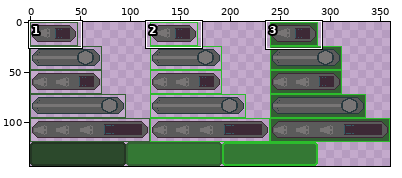
Sprite sheet, stored at assets/new/ships_buttons.png. Above: a wide view before the commit, with the close-up outlined.
Close-up. Before the commit:
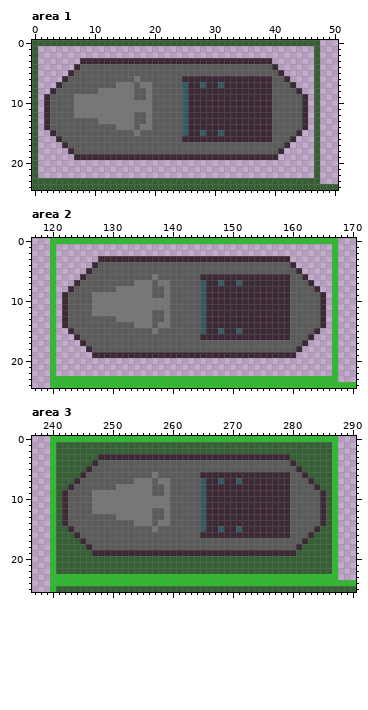
The file is 360x144 pixels. Colours within 5 levels of each other are drawn and written as one. Shown: area 1: x 0..50, y 0..24; area 2: x 117..170, y 0..24; area 3: x 237..290, y 0..25. The commit also changed other parts of the picture, which this record leaves out.
New version:
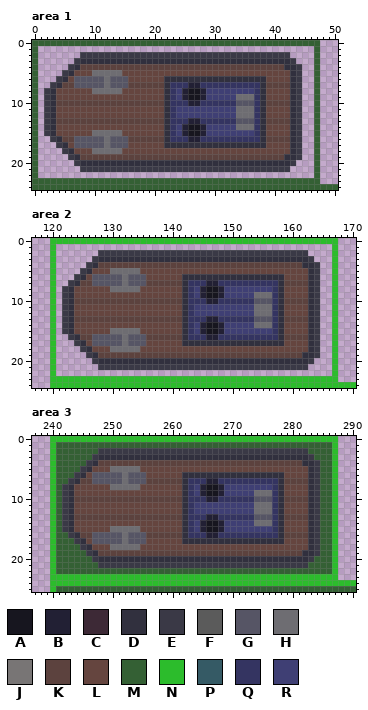
Palette (. is transparent): A #17161f  B #222034  C #3d2936  D #31303e  E #3a3946  F #5b5b5b  G #565565  H #6e6d72  J #787575  K #5c423e  L #65453f  M #346034  N #2cbc2c  P #355a65  Q #343461  R #3f3f74
What changed:
Changed rows in their new state; - is an unchanged pixel.
Area 1:
first column x 2:
 2 ------EEEEEEEEEEEEEEEEEEEEEEEEEEEEEEEEEEE---
 3 -----EDDDDDDDDDDDDDDDDDDDDDDDDDDDDDDDDDDDE--
 4 ----EDKKKKKKKKKKKKKKKKKKKKKKKKKKKKKKKKKKDDE-
 5 ---EDLLLHHHHHLLLLLLLLLLLLLLLLLLLLLLLLLLLLDE-
 6 --EDLGGGGGHGGGLLLLLLDDDDDDDDDDDDDDDDDLLLLDE-
 7 -EDKKGGGGGHGGGKKKKKKDQQQBBQQQQQQQQQQDKKKKDE-
 8 EDLLLLLLHHHHHLLLLLLLDQRBAABRRRRRRRRQDLLLLDE-
 9 EDLLLLLLLLLLLLLLLLLLDQRBAABRRRRRHHHQDLLLLDE.
10 EDKKKKKKKKKKKKKKKKKKDQQQBBQQQQQQGGGQDKKKKDE.
11 EDLLLLLLLLLLLLLLLLLLDQRRRRRRRRRRHHHQDLLLLDE.
12 EDLLLLLLLLLLLLLLLLLLDQRRRRRRRRRRHHHQDLLLLDE.
13 EDKKKKKKKKKKKKKKKKKKDQQQBBQQQQQQGGGQDKKKKDE.
14 EDLLLLLLLLLLLLLLLLLLDQRBAABRRRRRHHHQDLLLLDE.
15 EDLLLLLLHHHHHLLLLLLLDQRBAABRRRRRRRRQDLLLLDE-
16 -EDKKGGGGGHGGGKKKKKKDQQQBBQQQQQQQQQQDKKKKDE-
17 --EDLGGGGGHGGGLLLLLLDDDDDDDDDDDDDDDDDLLLLDE-
18 ---EDLLLHHHHHLLLLLLLLLLLLLLLLLLLLLLLLLLLLDE-
19 ----EDKKKKKKKKKKKKKKKKKKKKKKKKKKKKKKKKKKDDE-
20 -----EDDDDDDDDDDDDDDDDDDDDDDDDDDDDDDDDDDDE--
21 ------EEEEEEEEEEEEEEEEEEEEEEEEEEEEEEEEEEE---
Area 2:
first column x 122:
 2 ------EEEEEEEEEEEEEEEEEEEEEEEEEEEEEEEEEEE---
 3 -----EDDDDDDDDDDDDDDDDDDDDDDDDDDDDDDDDDDDE--
 4 ----EDKKKKKKKKKKKKKKKKKKKKKKKKKKKKKKKKKKDDE-
 5 ---EDLLLHHHHHLLLLLLLLLLLLLLLLLLLLLLLLLLLLDE-
 6 --EDLGGGGGHGGGLLLLLLDDDDDDDDDDDDDDDDDLLLLDE-
 7 -EDKKGGGGGHGGGKKKKKKDQQQBBQQQQQQQQQQDKKKKDE-
 8 EDLLLLLLHHHHHLLLLLLLDQRBAABRRRRRRRRQDLLLLDE-
 9 EDLLLLLLLLLLLLLLLLLLDQRBAABRRRRRHHHQDLLLLDE.
10 EDKKKKKKKKKKKKKKKKKKDQQQBBQQQQQQGGGQDKKKKDE.
11 EDLLLLLLLLLLLLLLLLLLDQRRRRRRRRRRHHHQDLLLLDE.
12 EDLLLLLLLLLLLLLLLLLLDQRRRRRRRRRRHHHQDLLLLDE.
13 EDKKKKKKKKKKKKKKKKKKDQQQBBQQQQQQGGGQDKKKKDE.
14 EDLLLLLLLLLLLLLLLLLLDQRBAABRRRRRHHHQDLLLLDE.
15 EDLLLLLLHHHHHLLLLLLLDQRBAABRRRRRRRRQDLLLLDE-
16 -EDKKGGGGGHGGGKKKKKKDQQQBBQQQQQQQQQQDKKKKDE-
17 --EDLGGGGGHGGGLLLLLLDDDDDDDDDDDDDDDDDLLLLDE-
18 ---EDLLLHHHHHLLLLLLLLLLLLLLLLLLLLLLLLLLLLDE-
19 ----EDKKKKKKKKKKKKKKKKKKKKKKKKKKKKKKKKKKDDE-
20 -----EDDDDDDDDDDDDDDDDDDDDDDDDDDDDDDDDDDDE--
21 ------EEEEEEEEEEEEEEEEEEEEEEEEEEEEEEEEEEE---
Area 3:
first column x 242:
 2 ------EEEEEEEEEEEEEEEEEEEEEEEEEEEEEEEEEEE---
 3 -----EDDDDDDDDDDDDDDDDDDDDDDDDDDDDDDDDDDDE--
 4 ----EDKKKKKKKKKKKKKKKKKKKKKKKKKKKKKKKKKKDDE-
 5 ---EDLLLHHHHHLLLLLLLLLLLLLLLLLLLLLLLLLLLLDE-
 6 --EDLGGGGGHGGGLLLLLLDDDDDDDDDDDDDDDDDLLLLDE-
 7 -EDKKGGGGGHGGGKKKKKKDQQQBBQQQQQQQQQQDKKKKDE-
 8 EDLLLLLLHHHHHLLLLLLLDQRBAABRRRRRRRRQDLLLLDE-
 9 EDLLLLLLLLLLLLLLLLLLDQRBAABRRRRRHHHQDLLLLDEM
10 EDKKKKKKKKKKKKKKKKKKDQQQBBQQQQQQGGGQDKKKKDEM
11 EDLLLLLLLLLLLLLLLLLLDQRRRRRRRRRRHHHQDLLLLDEM
12 EDLLLLLLLLLLLLLLLLLLDQRRRRRRRRRRHHHQDLLLLDEM
13 EDKKKKKKKKKKKKKKKKKKDQQQBBQQQQQQGGGQDKKKKDEM
14 EDLLLLLLLLLLLLLLLLLLDQRBAABRRRRRHHHQDLLLLDEM
15 EDLLLLLLHHHHHLLLLLLLDQRBAABRRRRRRRRQDLLLLDE-
16 -EDKKGGGGGHGGGKKKKKKDQQQBBQQQQQQQQQQDKKKKDE-
17 --EDLGGGGGHGGGLLLLLLDDDDDDDDDDDDDDDDDLLLLDE-
18 ---EDLLLHHHHHLLLLLLLLLLLLLLLLLLLLLLLLLLLLDE-
19 ----EDKKKKKKKKKKKKKKKKKKKKKKKKKKKKKKKKKKDDE-
20 -----EDDDDDDDDDDDDDDDDDDDDDDDDDDDDDDDDDDDE--
21 ------EEEEEEEEEEEEEEEEEEEEEEEEEEEEEEEEEEE---
Changed places in both close-ups, as pixel boxes (x1, y1, x2, y2):
changed: (44, 52, 308, 172)
changed: (62, 250, 326, 370)
changed: (62, 448, 326, 568)
